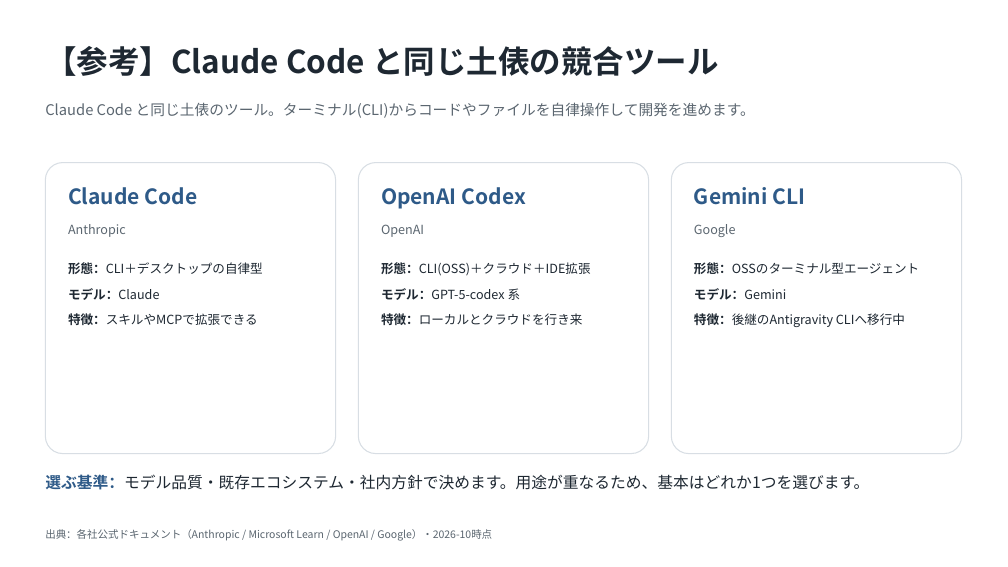
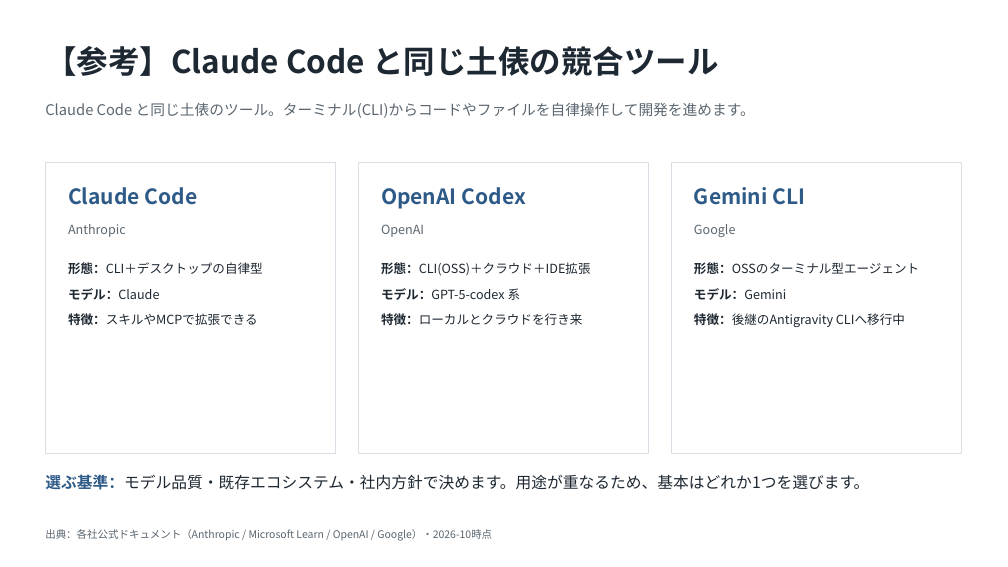
Before and after one commit to ctc-itkr/claude-hands-on, a slide deck: slide 5 of docs/03_参考資料/Copilot_Cowork_競合比較.pptx. Drawn at 1008x567 pixels with LibreOffice and Linux fonts; fonts in the diff are those of the drawing. Boxes give left, top, right and bottom in pixels: in the first picture for what was removed or moved away, otherwise in the second. Text is boxed around its words. In the diff, an @@ line names an element or a change of style, - is before the commit and + after.

```diff
--- a/docs/03_参考資料/Copilot_Cowork_競合比較.pptx
+++ b/docs/03_参考資料/Copilot_Cowork_競合比較.pptx
@@ rounded rectangle to rectangle in 3 elements at [45, 163, 336, 454], [358, 163, 649, 454], [671, 163, 962, 454] @@
```
Also in this commit, not shown: 1 other slide changed.
